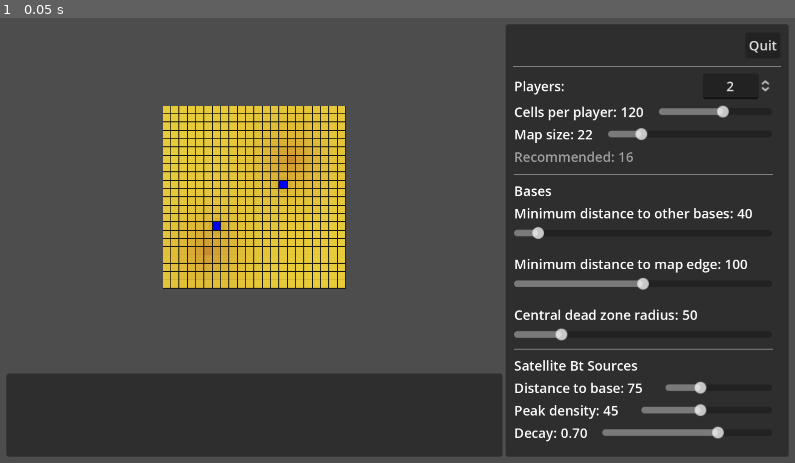
Above: before the commit, frame 1.
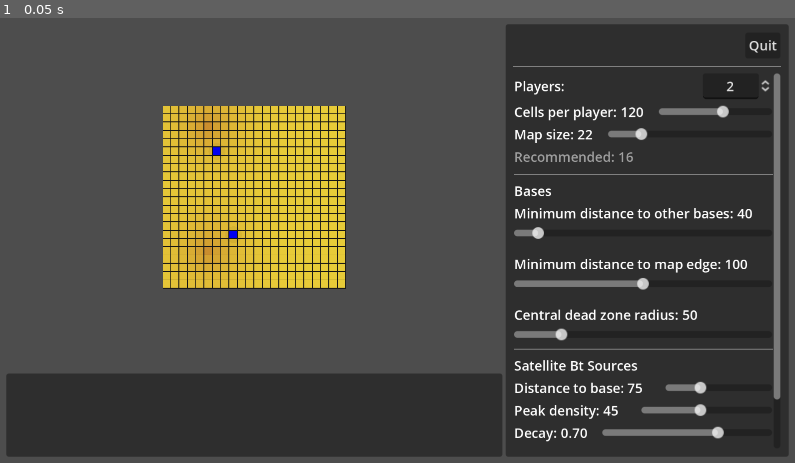
Above: after the commit, the same moment.

Repository: wadcom/kisarra-mapgen
Game: Godot game, scene res://main.tscn
Same seed, same stepped clock (60 frames per second), same inputs: the game is played once before the commit and once after it.
Inputs:
- Up to frame 1 (0.05 s): no input

The runs differ from the first frame. In frame 1, 1.3% of the frame differs, in the area x 23-99%, y 12-86%.

Commit message:
Add "extra sources" section

Diff:
--- a/betirium_settings.gd
+++ b/betirium_settings.gd
@@ -12,6 +12,9 @@
 
 
 func _update_controls():
+	%ExtraSourceDistanceToBasesLabel.text = str(_params.extra_sources.distance_to_any_base)
+	%ExtraSourceDistanceToBasesSlider.value = _params.extra_sources.distance_to_any_base
+
 	%SatelliteBtDecayLabel.text = "%.2f" % [_params.satellite_sources.decay]
 	%SatelliteBtDecaySlider.value = _params.satellite_sources.decay
 
@@ -41,3 +44,10 @@
 
 	_update_controls()
 	parameters_changed.emit(_params)
+
+
+func _on_extra_source_distance_to_bases_slider_value_changed(value):
+	_params.extra_sources.distance_to_any_base = value
+
+	_update_controls()
+	parameters_changed.emit(_params)
--- a/betirium_settings.tscn
+++ b/betirium_settings.tscn
@@ -85,6 +85,48 @@
 max_value = 1.0
 step = 0.05
 
+[node name="Padding" type="Control" parent="."]
+custom_minimum_size = Vector2(2.08165e-12, 10)
+layout_mode = 2
+
+[node name="HBoxContainer" type="HBoxContainer" parent="."]
+layout_mode = 2
+
+[node name="Label" type="Label" parent="HBoxContainer"]
+layout_mode = 2
+text = "Extra Bt Sources:"
+
+[node name="SpinBox" type="SpinBox" parent="HBoxContainer"]
+layout_mode = 2
+max_value = 10.0
+
+[node name="ExtraSourceDistanceToBasesControls" type="HBoxContainer" parent="."]
+layout_mode = 2
+
+[node name="Label" type="Label" parent="ExtraSourceDistanceToBasesControls"]
+layout_mode = 2
+text = "Distance to any base:"
+
+[node name="ExtraSourceDistanceToBasesLabel" type="Label" parent="ExtraSourceDistanceToBasesControls"]
+unique_name_in_owner = true
+custom_minimum_size = Vector2(28, 2.08165e-12)
+layout_mode = 2
+
+[node name="Control" type="Control" parent="ExtraSourceDistanceToBasesControls"]
+custom_minimum_size = Vector2(10, 2.08165e-12)
+layout_mode = 2
+
+[node name="ExtraSourceDistanceToBasesSlider" type="HSlider" parent="ExtraSourceDistanceToBasesControls"]
+unique_name_in_owner = true
+layout_mode = 2
+size_flags_horizontal = 3
+size_flags_vertical = 4
+min_value = 20.0
+max_value = 500.0
+step = 5.0
+value = 20.0
+
 [connection signal="value_changed" from="SatelliteBtDistanceToBaseControls/SatelliteBtDistanceToBaseSlider" to="." method="_on_satellite_bt_distance_to_base_slider_value_changed"]
 [connection signal="value_changed" from="SatelliteBtPeakDensityControls/SatelliteBtPeakDensitySlider" to="." method="_on_satellite_bt_peak_density_slider_value_changed"]
 [connection signal="value_changed" from="SatelliteBtDecayControls/SatelliteBtDecaySlider" to="." method="_on_satellite_bt_decay_slider_value_changed"]
+[connection signal="value_changed" from="ExtraSourceDistanceToBasesControls/ExtraSourceDistanceToBasesSlider" to="." method="_on_extra_source_distance_to_bases_slider_value_changed"]
--- a/side_panel.gd
+++ b/side_panel.gd
@@ -9,6 +9,7 @@
 		min_dist_to_other_bases = 40,
 	},
 	betirium = {
+		extra_sources = { decay = 0.7, distance_to_any_base = 200, peak_density = 80 },
 		satellite_sources = { decay = 0.7, distance_to_base = 75, peak_density = 45 },
 	},
 	cells_per_player = 120,
